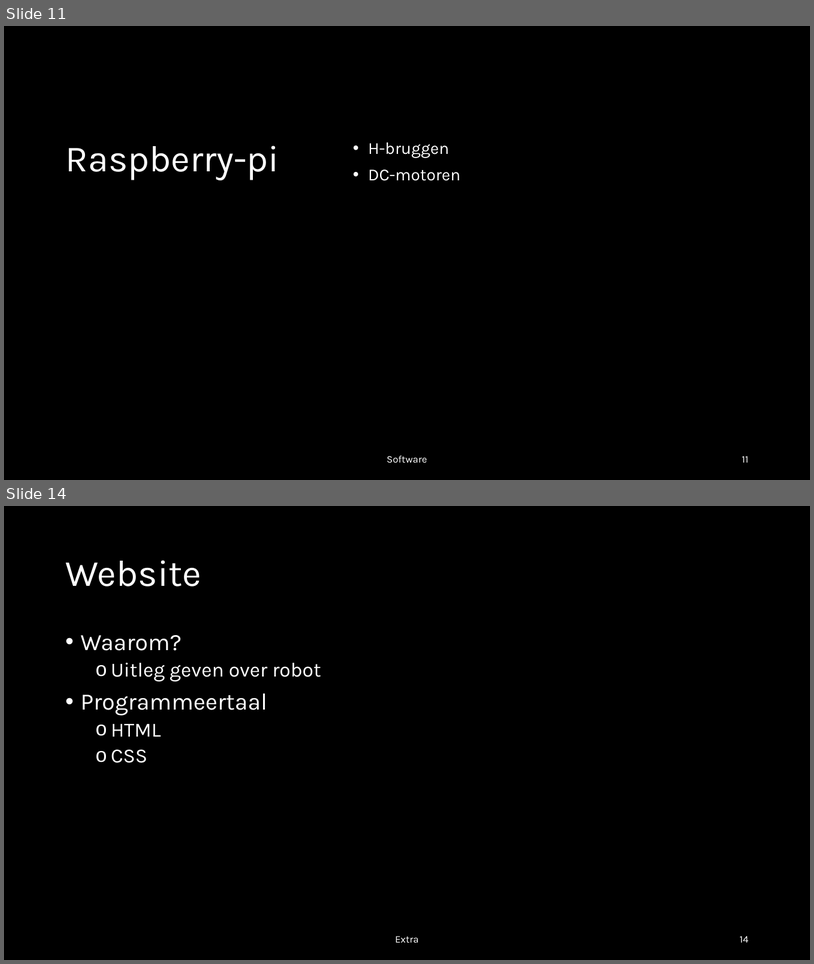
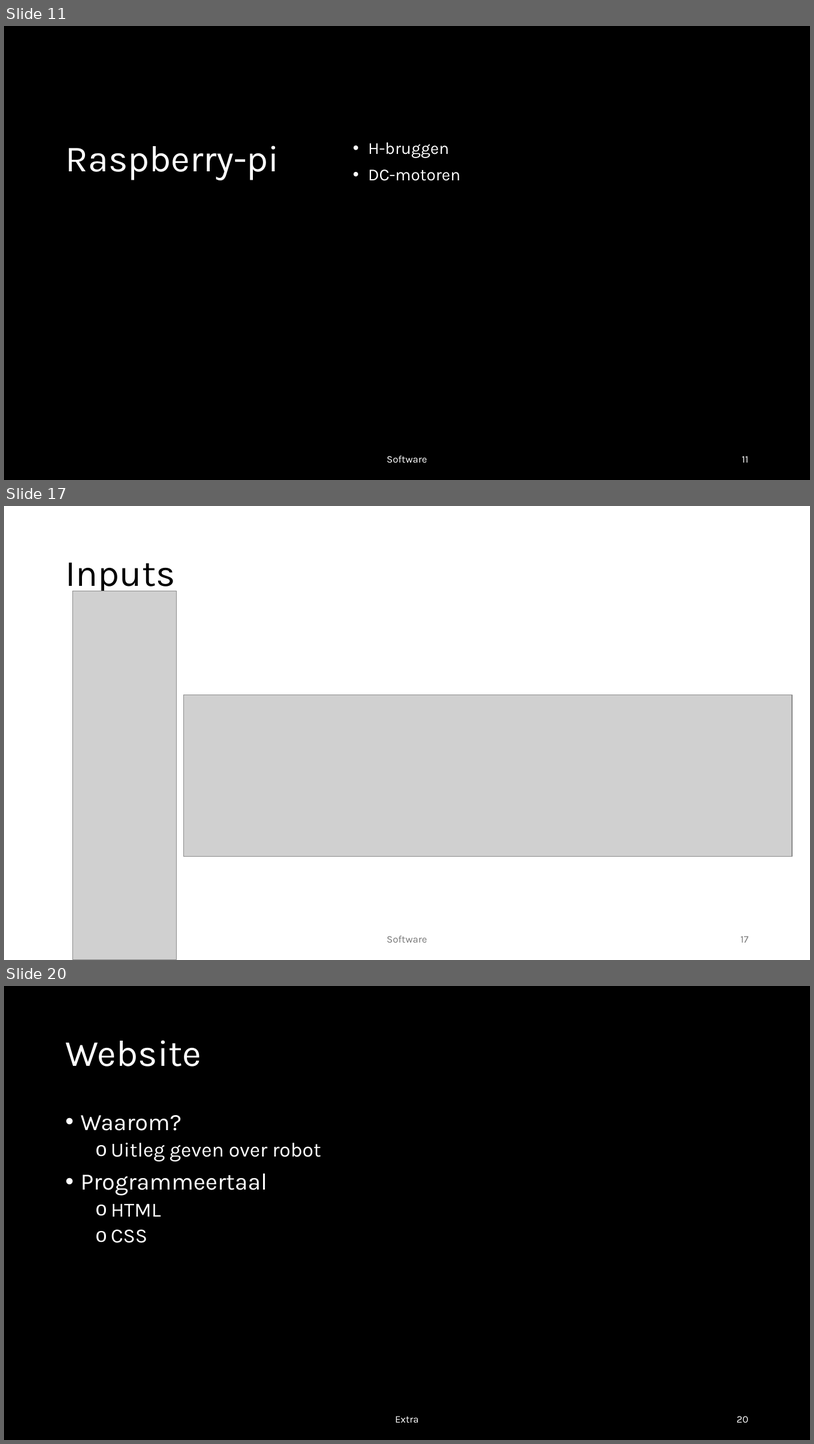
Before and after one commit to Nowie69/Eindproject-Robot-6ICW, a slide deck: Robot met mecanum wheels.pptx. Shown one above the other, each under a label of ours: slides 11 and 14 before the commit, slides 11, 17 and 20 after it; the slides between them are not shown. The pictures are 814x964 and 814x1444 pixels, drawn with LibreOffice and Linux fonts; fonts in the diff are those of the drawing; grey boxes stand for pictures; background and template pictures are left out; a plain dark background stands for a picture behind light text. Boxes give left, top, right and bottom in pixels: in the first picture for what was removed or moved away, otherwise in the second. Text is boxed around its words. In the diff, an @@ line names an element or a change of style, - is before the commit and + after.

```diff
--- a/Robot met mecanum wheels.pptx
+++ b/Robot met mecanum wheels.pptx
@@ slide 17 added at (4, 506, 810, 960), background #FFFFFF @@
@@ title added at (65, 562, 175, 595), 44 pt, text #000000 @@
+Inputs
@@ picture added at (73, 591, 176, 960) @@
@@ picture added at (183, 695, 793, 856) @@
@@ text added at (387, 935, 427, 942), 12 pt, text #797979 @@
+Software
@@ page number added at (741, 936, 749, 942), 12 pt, text #797979 @@
+17
@@ what was slide 14 is now slide 20 @@
@@ page number at (737, 1416, 749, 1422): text changed @@
-14
+20
```
Also in this commit, not shown: 3 slides changed, 5 other slides added.
